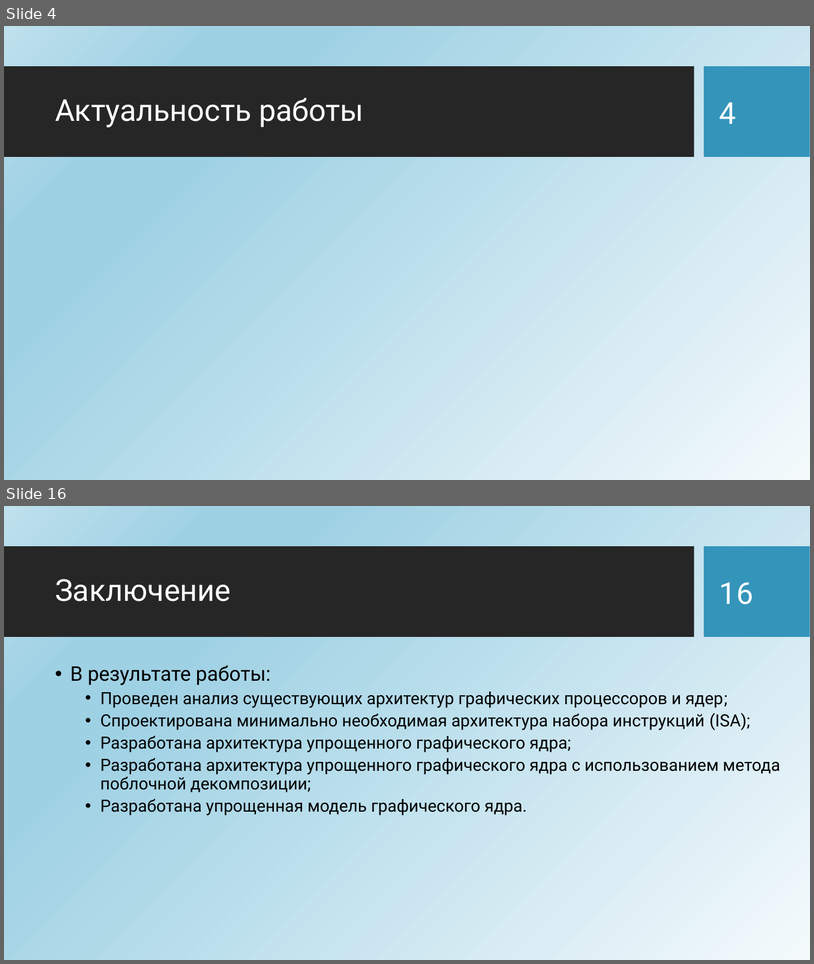
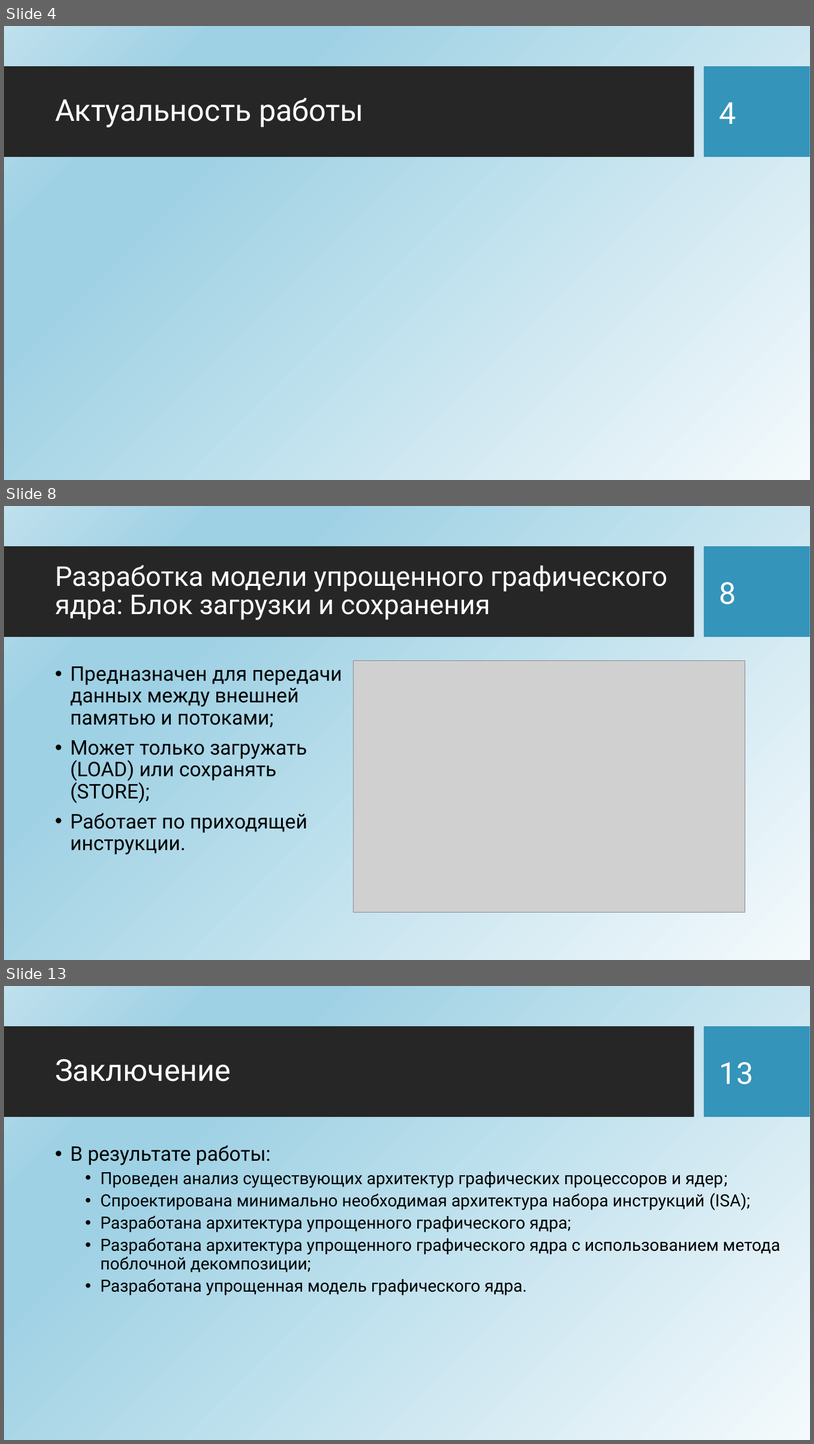
Before and after one commit to HaMeNopeDiot/hardware_gpu, a slide deck: docs/starukhin_dissertation/magister_pres.pptx. Shown one above the other, each under a label of ours: slides 4 and 16 before the commit, slides 4, 8 and 13 after it; the slides between them are not shown. The pictures are 814x964 and 814x1444 pixels, drawn with LibreOffice and Linux fonts; fonts in the diff are those of the drawing; grey boxes stand for pictures; background and template pictures are left out. Boxes give left, top, right and bottom in pixels: in the first picture for what was removed or moved away, otherwise in the second. Text is boxed around its words. In the diff, an @@ line names an element or a change of style, - is before the commit and + after.

```diff
--- a/docs/starukhin_dissertation/magister_pres.pptx
+++ b/docs/starukhin_dissertation/magister_pres.pptx
@@ slide 8 added at (x1=4, y1=506, x2=810, y2=960), background picture (left out); not listed: 2 template elements that a slide beside it also shows @@
@@ title added at (x1=55, y1=565, x2=668, y2=620), 32.4 pt, text #FFFFFF @@
+Разработка модели упрощенного графического ядра: Блок загрузки и сохранения
@@ page number added at (x1=720, y1=582, x2=737, y2=604), 36 pt, text #FFFFFF @@
+8
@@ text added at (x1=70, y1=666, x2=342, y2=854), 24 pt, text #000000 @@
+• Предназначен для передачи данных между внешней памятью и потоками;
+• Может только загружать (LOAD) или сохранять (STORE);
+• Работает по приходящей инструкции.
@@ picture added at (x1=354, y1=661, x2=746, y2=912) @@
@@ what was slide 16 is now slide 13 @@
@@ page number at (x1=720, y1=1062, x2=754, y2=1084): text changed @@
-16
+13
```
Also in this commit, not shown: 1 slide changed, 7 other slides added, 11 slides removed.
